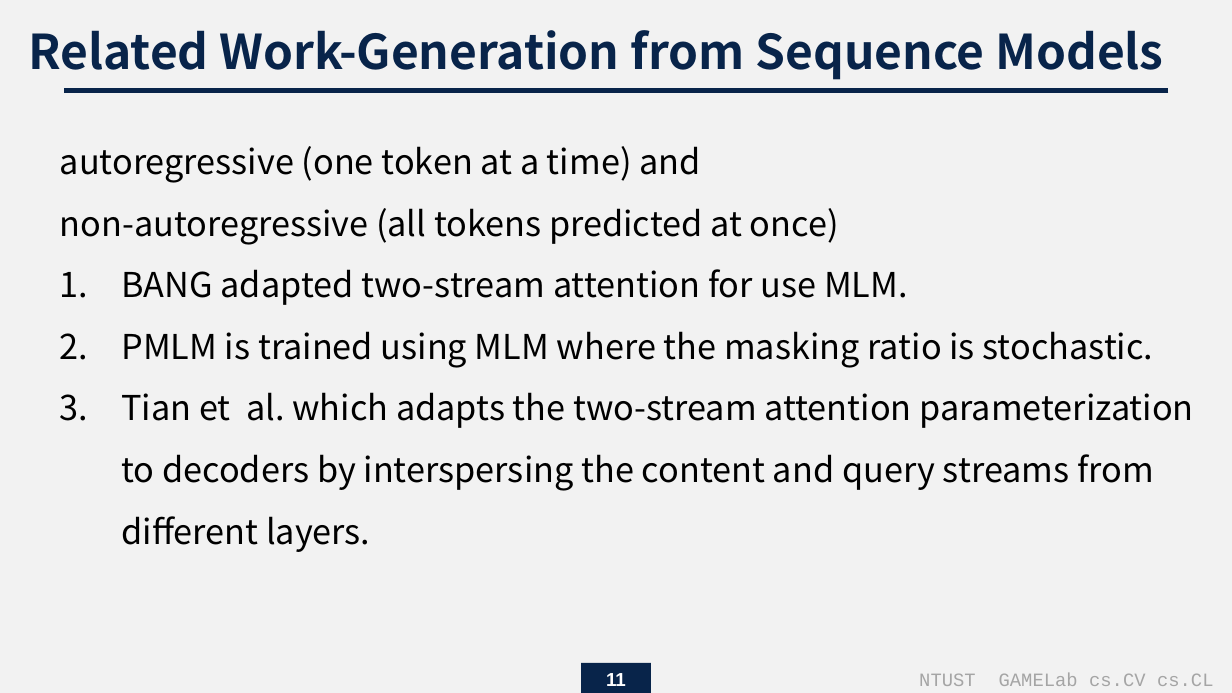
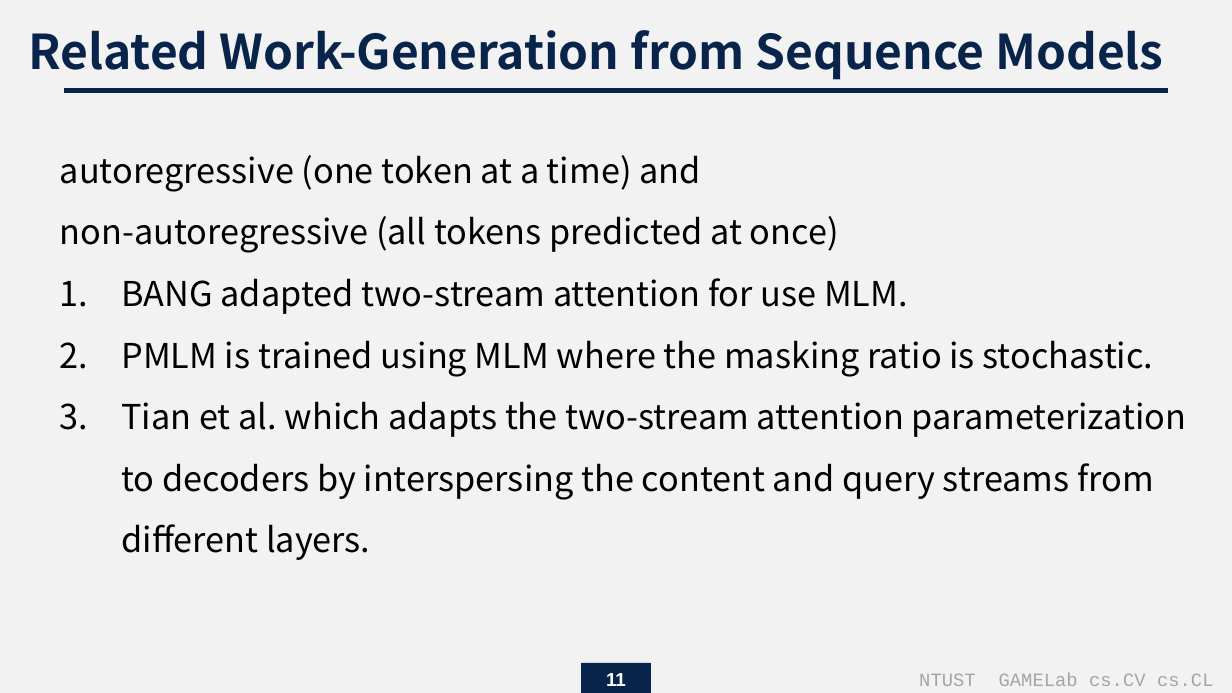
Before and after one commit to endman100/paper-, a slide deck: slide 11 of Scene Text Recognition with Permuted Autoregressive Sequence Models.pptx. Drawn at 1232x693 pixels with LibreOffice and Linux fonts; fonts in the diff are those of the drawing. Boxes give left, top, right and bottom in pixels: in the first picture for what was removed or moved away, otherwise in the second. Text is boxed around its words. In the diff, an @@ line names an element or a change of style, - is before the commit and + after.

```diff
--- a/Scene Text Recognition with Permuted Autoregressive Sequence Models.pptx
+++ b/Scene Text Recognition with Permuted Autoregressive Sequence Models.pptx
@@ text "autoregressive (one token at a ..." rewrapped from bbox=[60, 146, 1194, 552] to bbox=[60, 155, 1186, 560] @@
```
Also in this commit, not shown: 5 other slides changed, 2 slides added, 1 other file.
